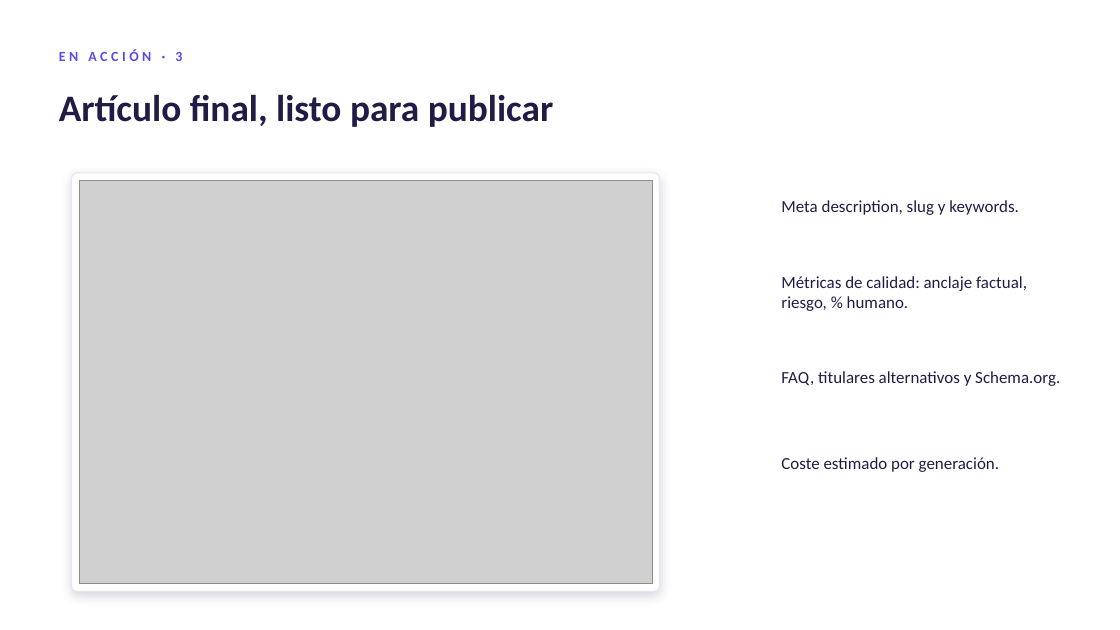
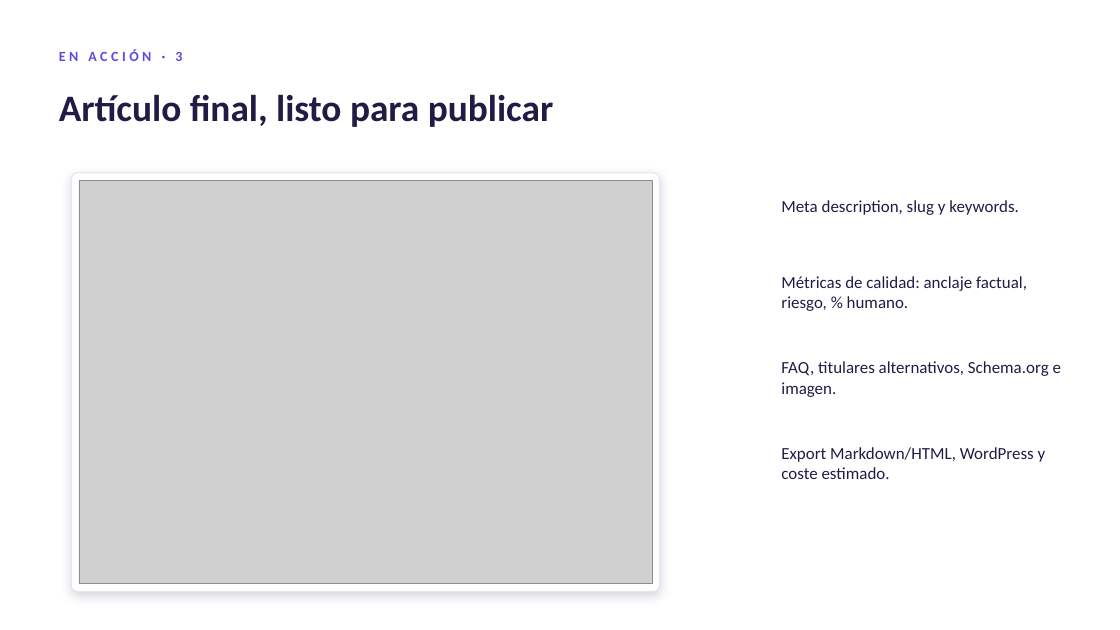
Before and after one commit to ruvelro/TFG_MasterIA_PostIA, a slide deck: slide 8 of docs/presentacion-postia.pptx. Drawn at 1120x630 pixels with LibreOffice and Linux fonts; fonts in the diff are those of the drawing; grey boxes stand for pictures; background and template pictures are left out. Boxes give left, top, right and bottom in pixels: in the first picture for what was removed or moved away, otherwise in the second. Text is boxed around its words. In the diff, an @@ line names an element or a change of style, - is before the commit and + after.

```diff
--- a/docs/presentacion-postia.pptx
+++ b/docs/presentacion-postia.pptx
@@ text at (781, 361, 1061, 397): text changed @@
-FAQ, titulares alternativos y Schema.org.
+FAQ, titulares alternativos, Schema.org e imagen.
@@ text at (781, 447, 1046, 479): text changed @@
-Coste estimado por generación.
+Export Markdown/HTML, WordPress y coste estimado.
```
Also in this commit, not shown: 5 other slides changed, 12 other files.
